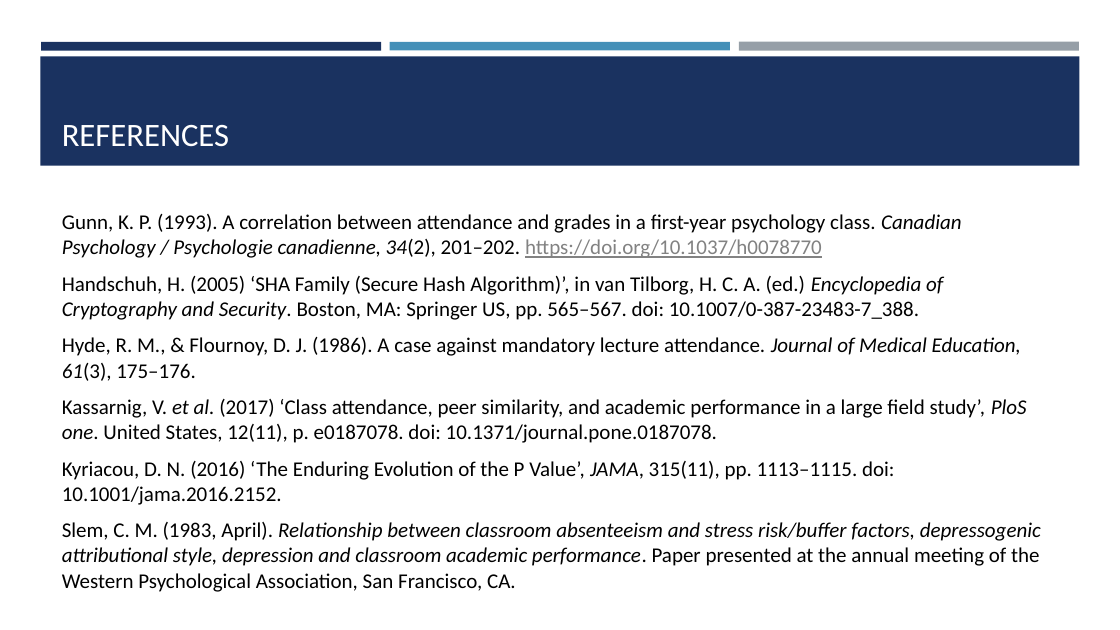
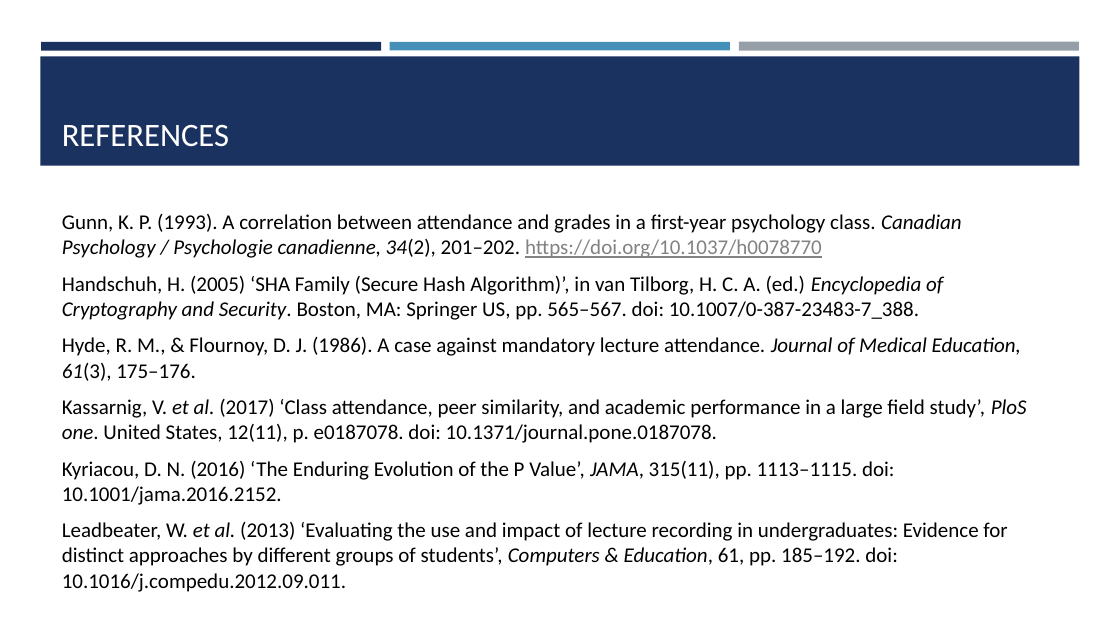
Before and after one commit to ChrisAcornleyPhD/CAP512Data, a slide deck: slide 54 of scripts/CAP512.pptx (slide 47 before the commit). Drawn at 1120x630 pixels with LibreOffice and Linux fonts; fonts in the diff are those of the drawing. Boxes give left, top, right and bottom in pixels: in the first picture for what was removed or moved away, otherwise in the second. Text is boxed around its words. In the diff, an @@ line names an element or a change of style, - is before the commit and + after.

```diff
--- a/scripts/CAP512.pptx
+++ b/scripts/CAP512.pptx
@@ text at bbox=[62, 522, 1007, 592]: text changed; italic off @@
-Slem, C. M. (1983, April). Relationship between classroom absenteeism and stress risk/buffer factors, depressogenic attributional style, depression and classroom academic performance. Paper presented at the annual meeting of the Western Psychological Association, San Francisco, CA.
+Leadbeater, W. et al. (2013) ‘Evaluating the use and impact of lecture recording in undergraduates: Evidence for distinct approaches by different groups of students’, Computers & Education, 61, pp. 185–192. doi: 10.1016/j.compedu.2012.09.011.
```
Also in this commit, not shown: 20 other slides changed, 8 slides added, 1 slide removed, 12 other files.
